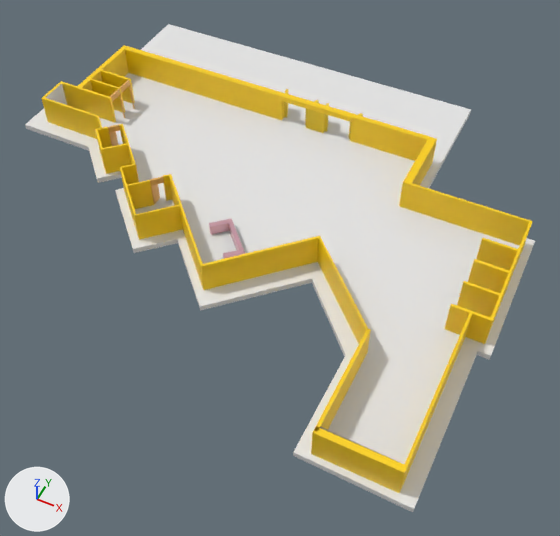
The glTF model thegame/3d-assets/floors/2ndfloor/2thdoors.gltf, before and after one commit.
Both versions are drawn from a 50 mm lens placed at (18.2, -51.8, 51.2), pointed at (-3.9, -7.7, -3.9). Arrows for +X, +Y and +Z are at lower left; the lights stay in place. Where no turn or scale is listed for an object, it has been applied to the vertices.

The scene before the commit, as lines of its bpy script (objects in view):
```python
me_plane_002 = bpy.data.meshes.new('Plane.002')
me_plane_002.from_pydata([(20.01, -33.77, 0.0), (26.33, -33.88, 0.0), (20.01, -33.77, 3.05), (26.33, -33.88, 3.05)], [], [(0, 1, 3), (0, 3, 2)])
me_plane_002.materials.append(mat_material_002)  # its picture is missing
me_plane_003 = bpy.data.meshes.new('Plane.003')
me_plane_003.from_pydata(...)  # 306 vertices, 584 faces; spans x -21.7..28.2, y -34.5..0.4, z 0.0..3.1
me_plane_003.materials.append(mat_material)  # yellow #ffd300
me_plane_005 = bpy.data.meshes.new('Plane.005')
me_plane_005.from_pydata([(-21.44, -8.58, 0.0), (-21.43, -11.45, 0.0), (-21.44, -8.58, 3.05), (-21.43, -11.45, 3.05)], [], [(1, 0, 2), (1, 2, 3)])
me_plane_005.materials.append(mat_material_004)  # its picture is missing
me_plane_006 = bpy.data.meshes.new('Plane.006')
me_plane_006.from_pydata(...)  # 40 vertices, 48 faces; spans x -13.74..-4.81, y 9.34..11.61, z -0.13..2.64
me_plane_006.materials.append(mat_material_008)  # yellow #e7c400
me_plane_008 = bpy.data.meshes.new('Plane.008')
me_plane_008.from_pydata(...)  # 42 vertices, 80 faces; spans x -26.4..26.2, y -29.3..16.4, z -0.5..0.0
me_plane_008.materials.append(mat_material_010)  # white #e7e7e7
ob_floor = bpy.data.objects.new('Floor', me_plane_008)
ob_floor.location = (-9.14, 2.59, 0.0)
ob_outsidedoors_001 = bpy.data.objects.new('OutsideDoors.001', me_plane_006)
ob_outsidedoors_001.location = (1.57, -1.26, 0.0)
ob_plane_001 = bpy.data.objects.new('Plane.001', me_plane_002)
ob_plane_001.location = (-11.89, 8.41, 0.0)
ob_plane_003 = bpy.data.objects.new('Plane.003', me_plane_005)
ob_plane_003.location = (-11.89, 8.41, 0.0)
ob_walls = bpy.data.objects.new('Walls', me_plane_003)
ob_walls.location = (-11.89, 8.41, 0.0)
```
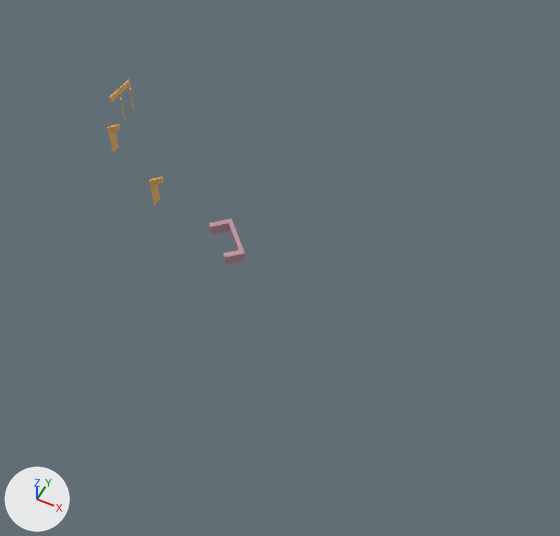
The newer file is also turned or shifted as a whole; pictures and numbers use the older file's frame.

Changed parts and their boxes [x1, y1, x2, y2] in the pictures (560 x 536 px):
'Floor', deleted
    before: [25, 24, 535, 512]
'Walls', deleted (yellow)
    before: [41, 45, 533, 493]
'OutsideDoors.001', deleted (yellow)
    before: [284, 89, 363, 139]
'Plane.003', deleted
    before: [45, 84, 67, 105]
'Plane.001', deleted
    before: [320, 427, 405, 465]

Patch to the scene script:
```diff
--- a/thegame/3d-assets/floors/2ndfloor/2thdoors.gltf.py
+++ b/thegame/3d-assets/floors/2ndfloor/2thdoors.gltf.py
@@ ob_walls @@
-ob_walls = bpy.data.objects.new('Walls', me_plane_003)
-ob_walls.location = (-11.89, 8.41, 0.0)
@@ ob_plane_001 @@
-ob_plane_001 = bpy.data.objects.new('Plane.001', me_plane_002)
-ob_plane_001.location = (-11.89, 8.41, 0.0)
@@ ob_plane_003 @@
-ob_plane_003 = bpy.data.objects.new('Plane.003', me_plane_005)
-ob_plane_003.location = (-11.89, 8.41, 0.0)
@@ ob_outsidedoors_001 @@
-ob_outsidedoors_001 = bpy.data.objects.new('OutsideDoors.001', me_plane_006)
-ob_outsidedoors_001.location = (1.57, -1.26, 0.0)
@@ ob_floor @@
-ob_floor = bpy.data.objects.new('Floor', me_plane_008)
-ob_floor.location = (-9.14, 2.59, 0.0)
```
